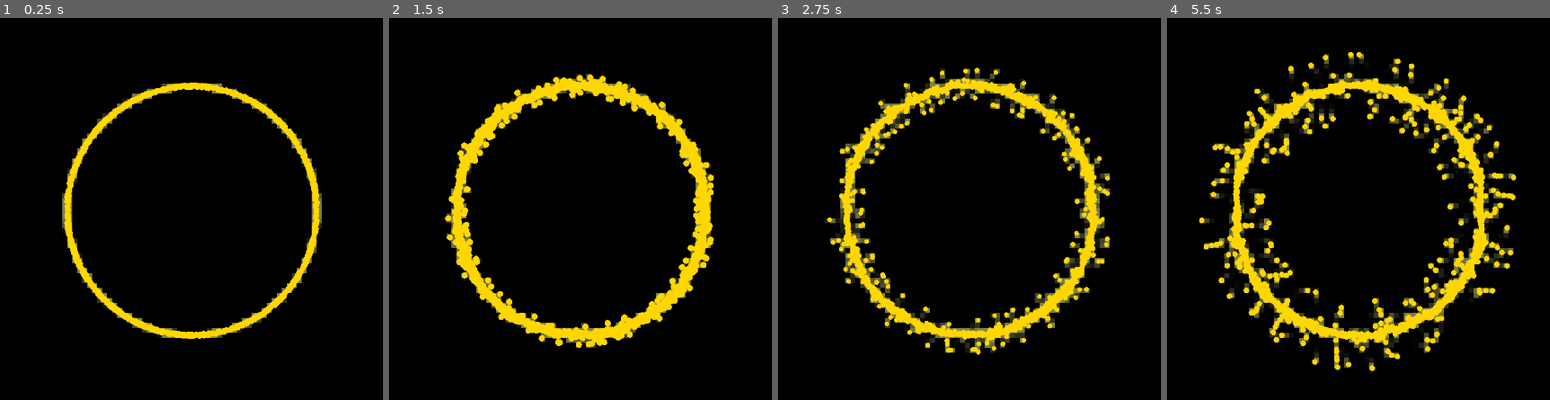
Above: before the commit, frames 1-4 (left to right).
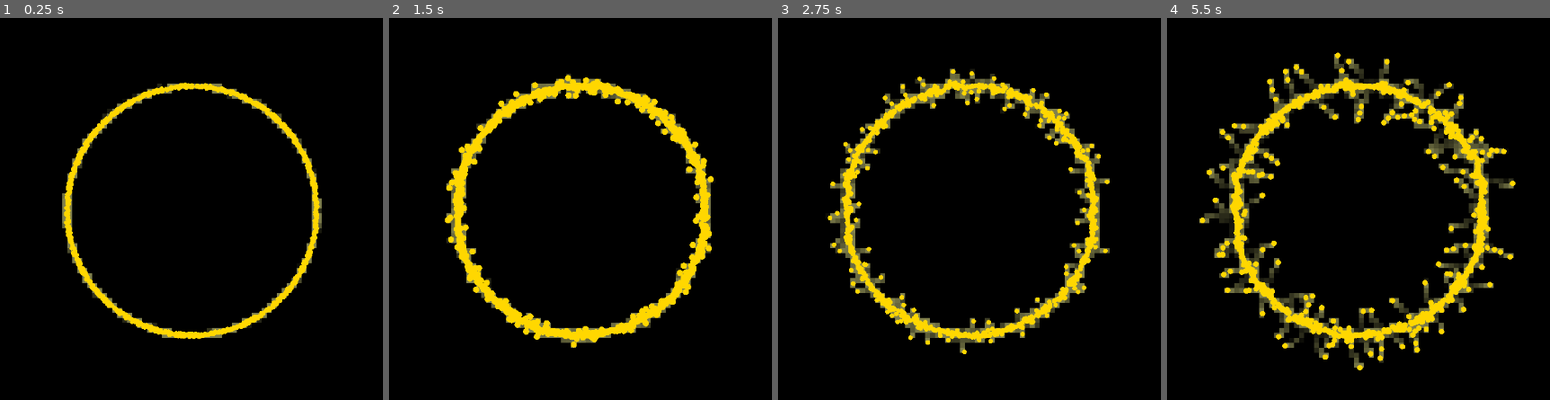
Above: after the commit, the same moments.

Repository: RocketKiers/Slime-mold-algorithm-visualization
Game: Godot game, scene res://main_world.tscn
Same seed, same stepped clock (60 frames per second), same inputs: the game is played once before the commit and once after it.
Inputs:
- Up to frame 1 (0.25 s): no input
- Up to frame 2 (1.5 s): no input
- Up to frame 3 (2.75 s): no input
- Up to frame 4 (5.5 s): no input

The runs differ from the first frame. In frame 1, 1.4% of the frame differs, in the area x 16-85%, y 16-85%; in frame 2, 5.0%; in frame 3, 9.4%; in frame 4, 17%, in the area x 8-92%, y 8-93%.

Commit message:
cleaned up code, remove visual_decay_rate

Diff:
--- a/main_world.tscn
+++ b/main_world.tscn
@@ -4,3 +4,4 @@
 
 [node name="Node2D" type="Node2D"]
 script = ExtResource("1_v35sv")
+number_of_agents = 1000
--- a/scripts/main.gd
+++ b/scripts/main.gd
@@ -7,18 +7,19 @@
 var agent_map: Array # A 2d map array to track agent density in each cell
 
 
-const DECAY_RATE: float = 0.4   # How fast the pheromone disappears
-const DIFFUSION_RATE: float = 0.5 # How much the pheromone spreads
 
 @export var number_of_agents: int = 2000 # Variable for the number of agents
 var AGENT_SPEED: float = 10.0 # speed of the moving agents
 var var_agent_size: float = 2.0 #changable agent size (appended to a absolute sine wave
-
 var TURN_STRENGTH: float = 2.0
 var RANDOM_TURN_AMOUNT: float = 0.1 # Small random perturbation in radians
 var SIMULATION_STEPS_PER_FRAME: int = 1
-const DEPOSIT_AMOUNT: float = 0.5 # The amount of pheromone an agent deposits
-const MAX_OCCUPANCY: int = 3 #Maximum number of agents allowed in one map cell
+
+
+const DECAY_RATE: float = 0.4   # How fast the pheromone disappears
+const DIFFUSION_RATE: float = 0.5 # How much the pheromone spreads
+const DEPOSIT_AMOUNT: float = 1.0 # The amount of pheromone an agent deposits
+const MAX_OCCUPANCY: int = 2 #Maximum number of agents allowed in one map cell
 
 var agent_color = Color("#FFD700")  #agent color
 var time : float = 0 # input for sine wave
@@ -29,12 +30,12 @@
 func _ready():
 	# Initialize the trail map size based on the viewport and scale
 	var screen_size = get_viewport_rect().size
-	map_width = int(screen_size.x / MAP_SCALE)
-	map_height = int(screen_size.y / MAP_SCALE)
+	map_width = int(screen_size.x / MAP_SCALE) #get the map width in # of tiles
+	map_height = int(screen_size.y / MAP_SCALE) #get the map height in # of tiles
+
 	# Initialize the 2D array (every coordinate filled with 0.0, same size as normal map)
 	trail_map.resize(map_width)
 	agent_map.resize(map_width)
-
 	for i in map_width:
 		trail_map[i] = Array()
 		trail_map[i].resize(map_height)
@@ -49,8 +50,7 @@
 
 func _initialize_agents():
 
-
-	# Get the area where agents can start (e.g., the screen size)(has a .x and .y exstension)
+	# Get the area where agents can start (the screen size)(has a .x and .y exstension)
 	var screen_size = get_viewport_rect().size
 
 	# Loop to create and add the agents
@@ -63,7 +63,6 @@
 		var angle = deg_to_rad(fixed_direction)  # convert degrees to radians
 		var start_x = middle_x + cos(angle) * radius #don't know how this works
 		var start_y = middle_y + sin(angle) * radius #don't know how this works
-
 		var start_position = Vector2(start_x, start_y)
 
 		# 2. Spawn the agents in random directions (from 0 to 2*PI, aka TAU)
@@ -87,7 +86,7 @@
 
 # Reads the pheromone value at a map cell
 func _get_pheromone_value(map_coords: Vector2) -> float:
-	return trail_map[int(map_coords.x)][int(map_coords.y)]
+	return trail_map[int(map_coords.x)][int(map_coords.y)] # trail_map = pheremone map
 
 # Deposits pheromone at an agent's location
 func _deposit_pheromone(agent: Agent):
@@ -95,19 +94,18 @@
 	var pheremone_x = int(map_coords.x)
 	var pheremone_y = int(map_coords.y)
 
-	# Deposit the pheromone (clamping it to a max value to prevent overflow (in this case 10.0))
+	# Deposit the pheromone (clamping it to a max value to prevent overflow (which is 10.0))
 	trail_map[pheremone_x][pheremone_y] = min(trail_map[pheremone_x][pheremone_y] + DEPOSIT_AMOUNT, 10.0)
 
 func _update_trail_map(delta: float):
 	# This loop applies the decay over time
-	var visual_decay_rate: int = 4
 	for x in map_width:
 		for y in map_height:
 			var current_value = trail_map[x][y]
 
 			# The DECAY_RATE determines how fast the value drops
 			# Note: This is a percentage decay (current_value * DECAY_RATE)
-			var decay_amount = current_value * DECAY_RATE * delta * visual_decay_rate
+			var decay_amount = current_value * DECAY_RATE * delta
 
 			# Subtract the decay amount, ensuring the value doesn't go below zero
 			trail_map[x][y] = max(0.0, current_value - decay_amount)
